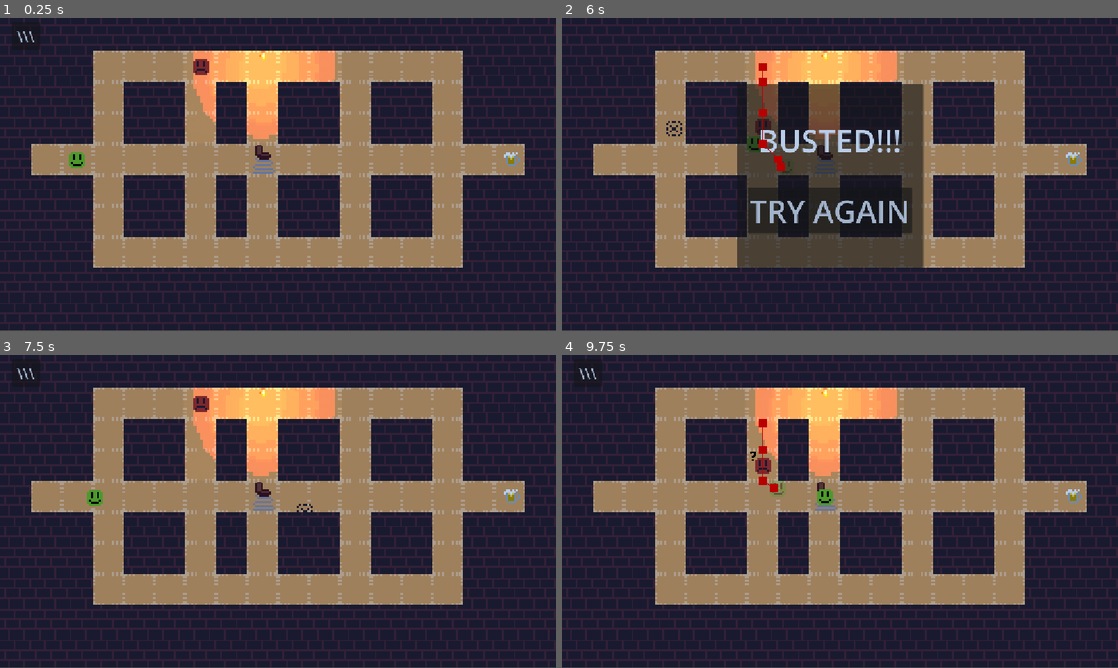
Above: before the commit, frames 1-4 (two rows, left to right).
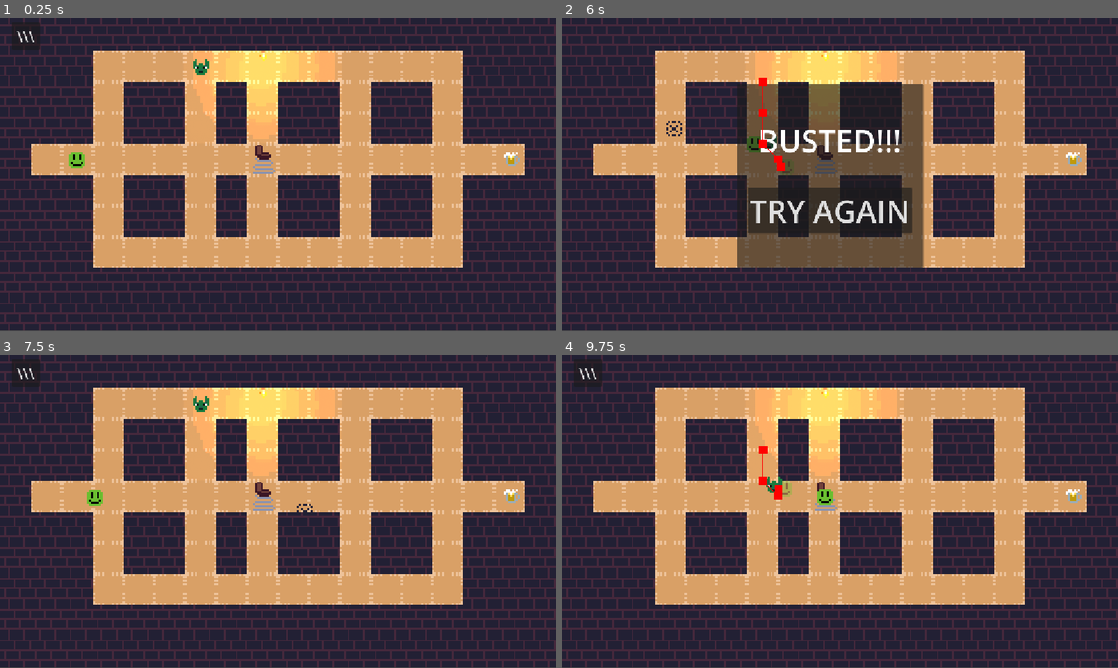
Above: after the commit, the same moments.

Repository: IlyaAfan/WhereTheFuckMyBeer
Game: Godot game, scene res://tscns/levels/level_empty.tscn
Same seed, same stepped clock (60 frames per second), same inputs: the game is played once before the commit and once after it. This scene is started directly instead of the project's main scene.
Inputs (mouse positions are in pixels of both pictures, inside the frame that each line leads up to):
- Up to frame 1 (0.25 s): no input
- Up to frame 2 (6 s): click "\\\" at 0.5 s; click "RESTART" at 1.25 s; tap Enter at 2 s; move the mouse to (962, 158) at 2.02 s; press the mouse at (962, 158) at 2.03 s; hold D (right) 2.03-2.78 s; move the mouse to (728, 190) at 2.77 s; release the mouse at (728, 190) at 2.78 s; hold S (down) 2.78-3.53 s; tap Tab (change_input_dev) at 2.85, 5.85 s; click (728, 190) at 3.05 s; tap R (restart) at 3.5 s; move the mouse to (895, 105) at 3.52 s; press the mouse at (895, 105) at 3.53 s; hold D (right) 3.53-4.28 s; move the mouse to (812, 237) at 4.27 s; release the mouse at (812, 237) at 4.28 s; hold W (up) 4.28-5.03 s; tap F (use_item) at 4.35 s; click (812, 237) at 4.55 s; move the mouse to (1006, 221) at 5.02 s; press the mouse at (1006, 221) at 5.03 s; hold A (left) from 5.03 s (still down); move the mouse to (673, 127) at 5.77 s; release the mouse at (673, 127) at 5.78 s
- Up to frame 3 (7.5 s): click (111, 464) at 6.05 s; release A (left) at 6.5 s; click "TRY AGAIN" at 6.5 s; tap R (restart) at 7.25 s; move the mouse to (305, 511) at 7.27 s; press the mouse at (305, 511) at 7.28 s; hold S (down) from 7.28 s (still down)
- Up to frame 4 (9.75 s): move the mouse to (756, 433) at 8.02 s; release S (down) at 8.03 s; release the mouse at (756, 433) at 8.03 s; hold D (right) 8.03-8.78 s; tap F (use_item) at 8.1 s; click (756, 433) at 8.3 s; move the mouse to (962, 495) at 8.77 s; press the mouse at (962, 495) at 8.78 s; hold W (up) 8.78-9.53 s; move the mouse to (728, 527) at 9.52 s; release the mouse at (728, 527) at 9.53 s; hold D (right) from 9.53 s (still down); tap Tab (change_input_dev) at 9.6 s

The runs differ from the first frame. In frame 1, 33% of the frame differs, in the area x 3-95%, y 4-80%; in frame 2, 31%; in frame 3, 33%; in frame 4, 33%.

Commit message:
feat Машина состояний как класс существует, но пока бесполезна

Diff:
--- a/scripts/Classes/States/Idle.gd
+++ b/scripts/Classes/States/Idle.gd
@@ -2,6 +2,7 @@
 class_name Idle_State
 
 @export var patrol: bool = false
+@export var do_see: Node
 
 func enter():
 	pass
@@ -10,4 +11,5 @@
 	pass
 
 func update():
-	pass
+	if do_see:
+		do_see.c
--- a/scripts/misc/DetectionLevels.gd
+++ b/scripts/misc/DetectionLevels.gd
@@ -6,36 +6,31 @@
 
 
 func _on_do_see_what_is_that():
-	print("whatisthat")
 	question.visible = true
 	exclamation.visible = true
 	exclamation2.visible = false
 
 
 func _on_do_see_i_cant_hear():
-	print("cant hear")
 	question.visible = false
 	exclamation.visible = false
 	exclamation2.visible = false
 
 
 
-func _on_do_see_i_found(target):
-	print("found")
+func _on_do_see_i_found(_target):
 	question.visible = false
 	exclamation.visible = true
 	exclamation2.visible = true
 
 
 func _on_do_see_i_hear():
-	print("hear")
 	question.visible = true
 	exclamation.visible = false
 	exclamation2.visible = false
 
 
 func _on_do_see_i_lost(target):
-	print("lost")
 	question.visible = true
 	exclamation.visible = false
 	exclamation2.visible = false
--- a/scripts/misc/coffee.gd
+++ b/scripts/misc/coffee.gd
@@ -7,7 +7,7 @@
 # Called every frame. 'delta' is the elapsed time since the previous frame.
 func _process(_delta: float) -> void:
 	if have == true:
-		player.position = position + Vector2(0,-7)
+		position = player.position + Vector2(0,-7)
 
 
 
--- a/scripts/misc/do_hear.gd
+++ b/scripts/misc/do_hear.gd
@@ -42,6 +42,6 @@
 func _on_area_2d_body_exited(body: Node2D) -> void:
 	if body == target:
 		i = 0
-		hear = true
+		hear = false
 		found = false
 		iLost.emit(target)
--- a/scripts/misc/do_see.gd
+++ b/scripts/misc/do_see.gd
@@ -11,14 +11,17 @@
 var hear:bool = false
 var found:bool = false
 
+@onready var RayCast: RayCast2D  = $RayCast2D
+
 var i = 0 as int
-@export var RayCast: RayCast2D
 @export var grace_ticks:int = 3
 @export var radius = 56
 @export var AreaShape: Shape2D
+@export var Do_Connect_Ears_On_Ready:bool = true
 
 func on_parent_ready():
-	get_parent().connect_ears(self, "iFound")
+	if Do_Connect_Ears_On_Ready:
+		get_parent().connect_ears(self, "iFound")
 	$Area2D/CollisionShape2D.shape = AreaShape
 
 
@@ -33,6 +36,7 @@
 	if hear:
 		#Hear
 		RayCast.target_position = target.global_position - global_position
+		RayCast.force_raycast_update()
 		if !RayCast.is_colliding():
 			#See
 			if !found:
@@ -47,6 +51,7 @@
 			#Seen earlier, but lost
 			iLost.emit(target)
 			found = false
+			i = grace_ticks
 
 
 func _on_area_2d_body_entered(body: Node2D) -> void:
--- a/scripts/misc/goblin.gd
+++ b/scripts/misc/goblin.gd
@@ -9,8 +9,4 @@
 
 func _physics_process(_delta: float) -> void:
 	velocity = nav_movement()
-	if do_see.hear:
-		do_see.rotation = lerp_angle(do_see.rotation, global_position.angle_to_point(do_see.target.position)-PI/2,rotation_speed)
-
-
 	move_and_slide()
--- a/scripts/misc/jump_pad.gd
+++ b/scripts/misc/jump_pad.gd
@@ -4,37 +4,43 @@
 var vect: Vector2
 var holding: bool
 @export var jump_range: int = 64
+
+@onready var RayCast = $RayCast2D
+@onready var Line = $Line2D
+@onready var Goal = $Goal
+
 func use_jump_pad():
-	if $RayCast2D.is_colliding():
-		active_body.global_position = $RayCast2D.get_collision_point()
+	if RayCast.is_colliding():
+		active_body.global_position = RayCast.get_collision_point()
 	else:
 		active_body.global_position += vect
 
 	active_body.speed = active_body_speed
-	active_body.Navigation_Agent_Used.target_position = get_global_mouse_position()
+	if active_body.is_in_group("Player"):
+		active_body.Navigation_Agent_Used.target_position = get_global_mouse_position()
 	active_body = null
 
 func _physics_process(_delta):
 	if active_body:
 		if holding:
 			vect = (get_global_mouse_position()-global_position).normalized() * jump_range
-			$RayCast2D.target_position = vect
-			$RayCast2D.force_update_transform()
-			if $RayCast2D.is_colliding():
-				$Line2D.points = [Vector2.ZERO,$RayCast2D.get_collision_point()-global_position]
+			RayCast.target_position = vect
+			RayCast.force_raycast_update()
+			if RayCast.is_colliding():
+				Line.points = [Vector2.ZERO,RayCast.get_collision_point()-global_position]
 			else:
-				$Line2D.points = [Vector2.ZERO, vect]
-			$Goal.position = $Line2D.points[1]
+				Line.points = [Vector2.ZERO, vect]
+			Goal.position = Line.points[1]
 
 		if Input.is_action_pressed("lmb"):
-			$Line2D.visible = true
-			$Goal.visible = true
+			Line.visible = true
+			Goal.visible = true
 			holding = true
 
 		if holding and Input.is_action_just_released("lmb"):
 			use_jump_pad()
-			$Line2D.visible = false
-			$Goal.visible = false
+			Line.visible = false
+			Goal.visible = false
 			holding = false
 
 func _on_body_entered(body: Node2D) -> void:
--- a/tscns/Enemy.tscn
+++ b/tscns/Enemy.tscn
@@ -61,10 +61,10 @@
 path_postprocessing = 1
 avoidance_enabled = true
 avoidance_mask = 7
-debug_enabled = true
 
 [node name="do_see" parent="." unique_id=1184471678 instance=ExtResource("4_cb2tf")]
 visibility_layer = 7
+grace_ticks = 4
 AreaShape = SubResource("CircleShape2D_8u3u4")
 
 [node name="PointLight2D" type="PointLight2D" parent="do_see" unique_id=1843472030]
--- a/tscns/dos/do_see.tscn
+++ b/tscns/dos/do_see.tscn
@@ -3,10 +3,9 @@
 [ext_resource type="Script" uid="uid://ujxys7h3xg8v" path="res://scripts/misc/do_see.gd" id="1_lb0dj"]
 [ext_resource type="Texture2D" uid="uid://r3tv31ybhtvu" path="res://Assets/Sprites/CharSprites/enemy/AreaIndicator.png" id="2_b64jn"]
 
-[node name="DoSee" type="Node2D" unique_id=1184471678 node_paths=PackedStringArray("RayCast")]
+[node name="DoSee" type="Node2D" unique_id=1184471678]
 z_index = -1
 script = ExtResource("1_lb0dj")
-RayCast = NodePath("RayCast2D")
 
 [node name="Timer" type="Timer" parent="." unique_id=1267175334]
 wait_time = 0.05
--- a/tscns/fart_smella.tscn
+++ b/tscns/fart_smella.tscn
@@ -29,6 +29,6 @@
 target_desired_distance = 2.0
 avoidance_enabled = true
 
-[node name="DoHear" parent="." unique_id=146642522 instance=ExtResource("3_awf0j")]
+[node name="do_hear" parent="." unique_id=146642522 instance=ExtResource("3_awf0j")]
 
 [node name="do_shout" parent="." unique_id=79768491 instance=ExtResource("4_je4nv")]
--- a/tscns/goblin.tscn
+++ b/tscns/goblin.tscn
@@ -3,7 +3,7 @@
 [ext_resource type="Script" uid="uid://cdsiq38g36br8" path="res://scripts/misc/goblin.gd" id="1_thnai"]
 [ext_resource type="PackedScene" uid="uid://bexlhxmsdw7sk" path="res://tscns/dos/do_catch.tscn" id="2_xw3cb"]
 [ext_resource type="PackedScene" uid="uid://cmkhqey7cniig" path="res://tscns/dos/do_see.tscn" id="3_372fx"]
-[ext_resource type="Texture2D" uid="uid://ds8guqcsomrhw" path="res://Assets/Sprites/CharSprites/TestingEnemy.png" id="4_uk4ff"]
+[ext_resource type="Texture2D" uid="uid://dc8rtxi48wtu7" path="res://Assets/Sprites/CharSprites/test_goblin.png" id="4_uk4ff"]
 [ext_resource type="Script" uid="uid://dybmojoagq43b" path="res://scripts/misc/DetectionLevels.gd" id="5_7qqut"]
 [ext_resource type="PackedScene" uid="uid://jvjphvkbg7qb" path="res://tscns/destination.tscn" id="6_07ig6"]
 [ext_resource type="Texture2D" uid="uid://dc1ee8phpdnmw" path="res://Assets/Sprites/CharSprites/enemy/Question.png" id="7_ncsxy"]
--- a/tscns/levels/level_empty.tscn
+++ b/tscns/levels/level_empty.tscn
@@ -52,12 +52,6 @@
 visible = false
 texture = ExtResource("6_rr1fp")
 
-[node name="CanvasModulate" type="CanvasModulate" parent="JumpPad" unique_id=881065404]
-light_mask = 3
-visibility_layer = 3
-position = Vector2(63, -39)
-color = Color(0.7261715, 0.8030372, 0.9093077, 1)
-
 [node name="Player" parent="." unique_id=1195571827 groups=["Player"] instance=ExtResource("3_4p5th")]
 process_mode = 1
 position = Vector2(-104, -8)
--- a/tscns/levels/level_jumppad.tscn
+++ b/tscns/levels/level_jumppad.tscn
@@ -76,6 +76,10 @@
 position = Vector2(79, 128)
 rotation = -3.1415925
 
+[node name="Torch5" parent="Torch" unique_id=834915555 instance=ExtResource("12_66w77")]
+position = Vector2(140, 65)
+rotation = -3.1415925
+
 [node name="Torch3" parent="Torch" unique_id=536012889 instance=ExtResource("12_66w77")]
 position = Vector2(0, 128)
 rotation = -3.1415925
Renamed: scripts/misc/State_Machine.gd -> scripts/Classes/States/State_Machine.gd
Renamed: scripts/misc/State_Machine.gd.uid -> scripts/Classes/States/State_Machine.gd.uid
Not shown: 1 places in tscns/fart_smella.tscn that only renumber resources
